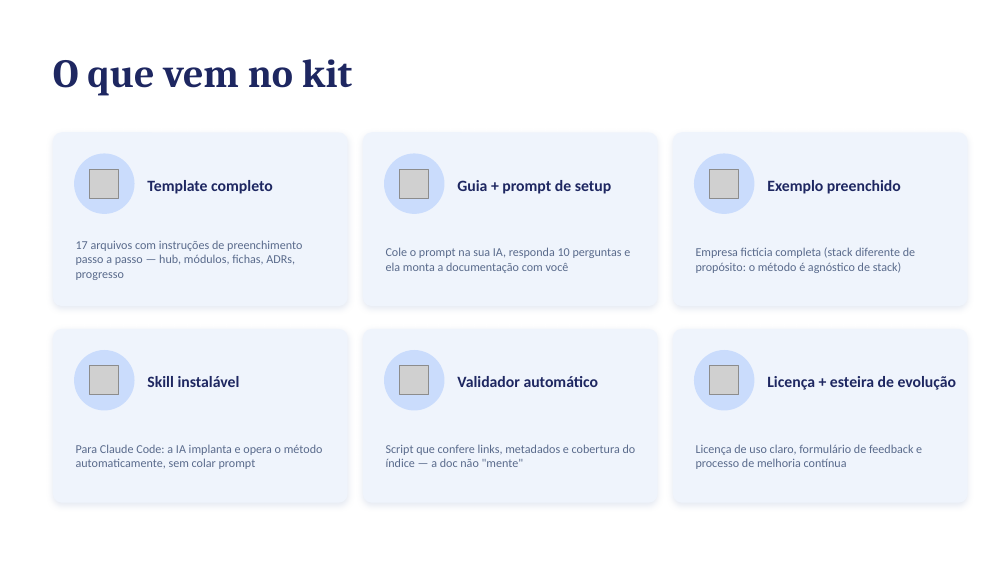
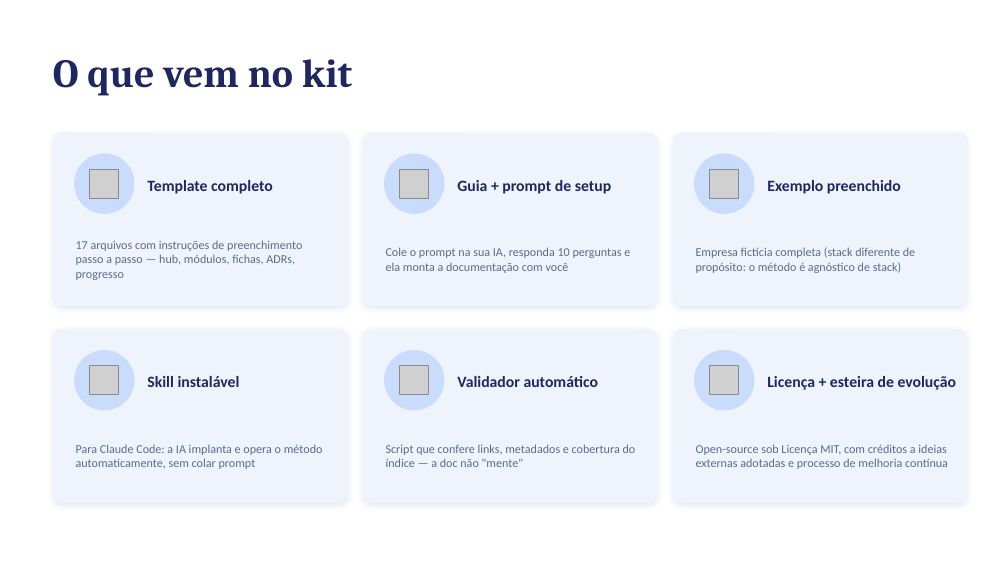
Before and after one commit to kasuowkl/metodo-norte-kit, a slide deck: slide 8 of Apresentacao-Metodo-Norte.pptx. Drawn at 1008x567 pixels with LibreOffice and Linux fonts; fonts in the diff are those of the drawing; grey boxes stand for pictures. Boxes give left, top, right and bottom in pixels: in the first picture for what was removed or moved away, otherwise in the second. Text is boxed around its words. In the diff, an @@ line names an element or a change of style, - is before the commit and + after.

```diff
--- a/Apresentacao-Metodo-Norte.pptx
+++ b/Apresentacao-Metodo-Norte.pptx
@@ text at [696, 444, 948, 469]: text changed @@
-Licença de uso claro, formulário de feedback e processo de melhoria contínua
+Open-source sob Licença MIT, com créditos a ideias externas adotadas e processo de melhoria contínua
```
Also in this commit, not shown: 2 other slides changed, 4 other files.
